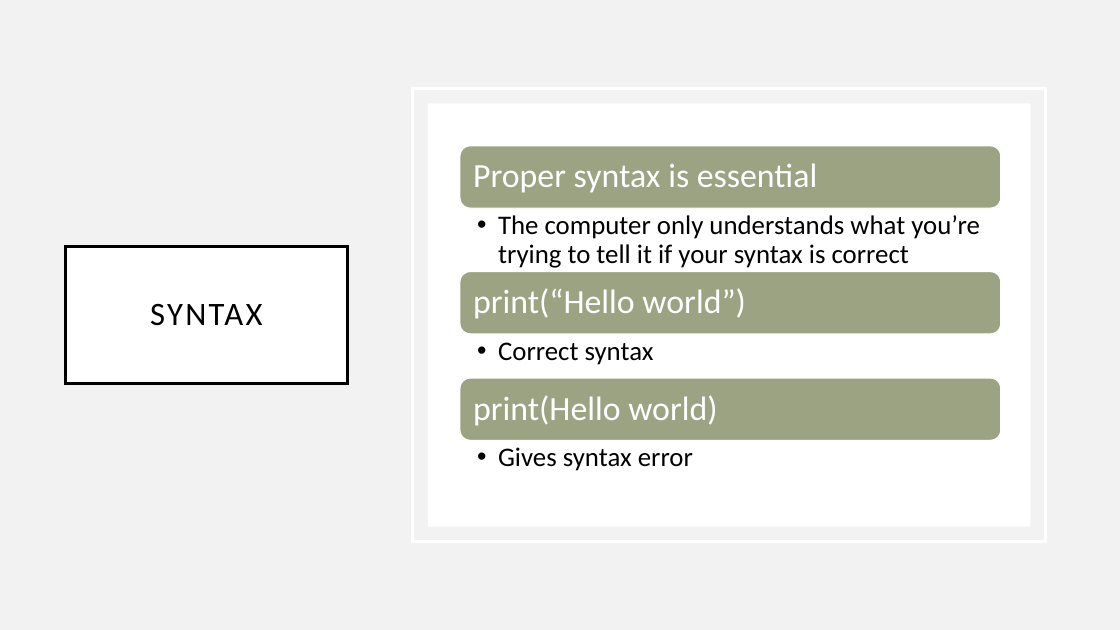
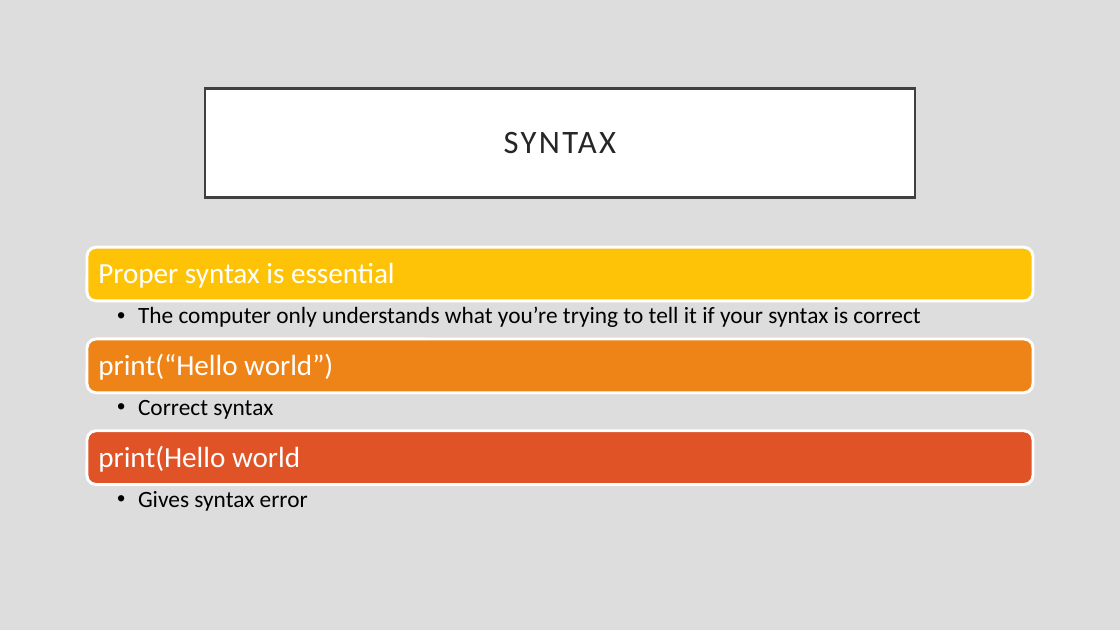
Before and after one commit to rsera/Junior-Knights, a slide deck: slide 9 of Python Day 1 IO.pptx (slide 6 before the commit). Drawn at 1120x630 pixels with LibreOffice and Linux fonts; fonts in the diff are those of the drawing. Boxes give left, top, right and bottom in pixels: in the first picture for what was removed or moved away, otherwise in the second. Text is boxed around its words. In the diff, an @@ line names an element or a change of style, - is before the commit and + after.

```diff
--- a/Python Day 1 IO.pptx
+++ b/Python Day 1 IO.pptx
@@ background #FFFFFF to #DDDDDD @@
@@ rectangle removed at bbox=[0, 0, 1120, 630] @@
@@ title "SYNTAX": place and size @@
-title "SYNTAX" at bbox=[66, 246, 347, 384]
+title "SYNTAX" at bbox=[205, 88, 915, 197]
@@ title "SYNTAX" at bbox=[205, 88, 915, 197]: text colour #000000 to #262626; outline #000000 2.5 pt to #404040 2.5 pt @@
@@ rectangle removed at bbox=[413, 88, 1045, 542] @@
@@ rectangle removed at bbox=[428, 103, 1030, 527] @@
@@ rounded rectangle removed at bbox=[460, 146, 1002, 208] @@
@@ rounded rectangle added at bbox=[87, 247, 1033, 301], fill #FEC306, outline #FFFFFF 2.5 pt @@
@@ text "Proper syntax is essential": place and size @@
-text "Proper syntax is essential" at bbox=[473, 163, 817, 193]
+text "Proper syntax is essential" at bbox=[98, 262, 395, 288]
@@ text "Proper syntax is essential" at bbox=[98, 262, 395, 288]: size 29 to 25 pt; less space between paragraphs @@
@@ rounded rectangle removed at bbox=[460, 271, 1002, 334] @@
@@ size 23 to 20 pt in 3 elements at bbox=[138, 491, 308, 511], bbox=[138, 400, 273, 419], bbox=[138, 306, 920, 327] @@
@@ text "The computer only understands what ...": place and size @@
-text "The computer only understands what ..." at bbox=[498, 215, 979, 268]
+text "The computer only understands what ..." at bbox=[138, 306, 920, 327]
@@ rounded rectangle added at bbox=[87, 339, 1033, 393], fill #EE8317, outline #FFFFFF 2.5 pt @@
@@ text at bbox=[98, 354, 333, 380]: text changed; size 29 to 25 pt @@
-print(Hello world)
+print(“Hello world”)
@@ rounded rectangle removed at bbox=[460, 378, 1002, 440] @@
@@ text "Correct syntax": place and size @@
-text "Correct syntax" at bbox=[498, 342, 654, 365]
+text "Correct syntax" at bbox=[138, 400, 273, 419]
@@ rounded rectangle added at bbox=[87, 431, 1033, 485], fill #DF5327, outline #FFFFFF 2.5 pt @@
@@ text at bbox=[98, 446, 300, 472]: text changed; size 29 to 25 pt @@
-print(“Hello world”)
+print(Hello world
@@ text "Gives syntax error": place and size @@
-text "Gives syntax error" at bbox=[498, 447, 693, 471]
+text "Gives syntax error" at bbox=[138, 491, 308, 511]
```
Also in this commit, not shown: 20 other slides changed, 10 slides added, 4 other files.
